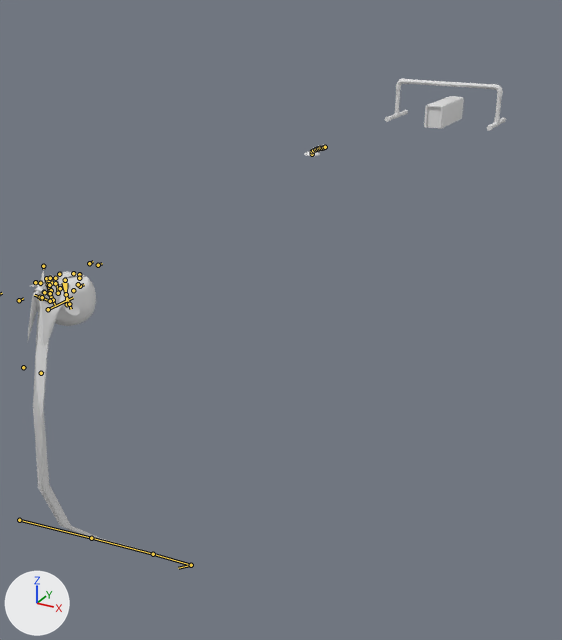
One commit to the Blender file animations/Girl_ToyA/Girl_ToyA_A1_P3.blend: the scene before it, then after it.
Camera for both pictures: a camera (50 mm lens) standing at (2.67, -8.51, 1.47) and looking at (-0.35, -3.02, -1.27). Arrows for +X, +Y and +Z are at lower left; the lights stay in place. Both versions are drawn at frame 1 of the action 'Chara.Play.A1.Finish.Head'; the numbers are the values there. The bones that bend it are drawn over the model as lines. Materials are left out; every surface is plain grey.

Names of what the first picture shows: 'Furniture', 'hassock.toyA', 'head.girl', 'teeth.girl', 'toyA'.
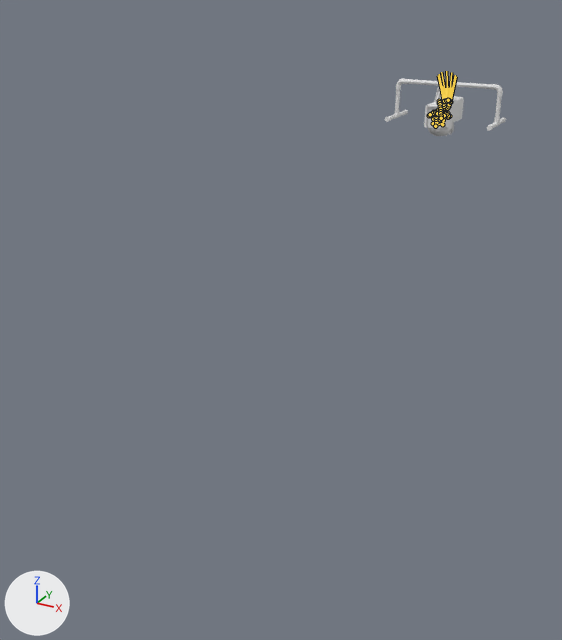
The change in detail:
Bone 'Control.root' (bone_control_root) moves from (0.0, 0.0, -3.135) to (0.0, 0.0, -0.0914).
Object 'Skeleton.Head.Girl' (bone_rig_object) moves from (0.0, -0.733, 49.9018) to (0.0, -0.0214, 1.4546).
Bone 'tongue.tgt.001' (bone_tongue_tgt_001) moves from (-0.073, 0.655, 0.527) to (-0.002, 0.019, 0.015).
Bone 'tongue.tgt.002' (bone_tongue_tgt_002) moves from (-0.753, 0.429, 0.646) to (-0.022, 0.012, 0.019).

Pixel boxes [x1, y1, x2, y2] of what changed, in the pictures (562 x 640 px):
'head.girl', posed
    before: [28, 271, 187, 568]
    after: [428, 116, 453, 136]
'hair.girl', now drawn
    after: [430, 74, 455, 136]
'toyA', posed
    before: [304, 145, 328, 156]
    after: [434, 101, 445, 104]
'teeth.girl', posed (not visible afterwards)
    before: [33, 279, 58, 299]
